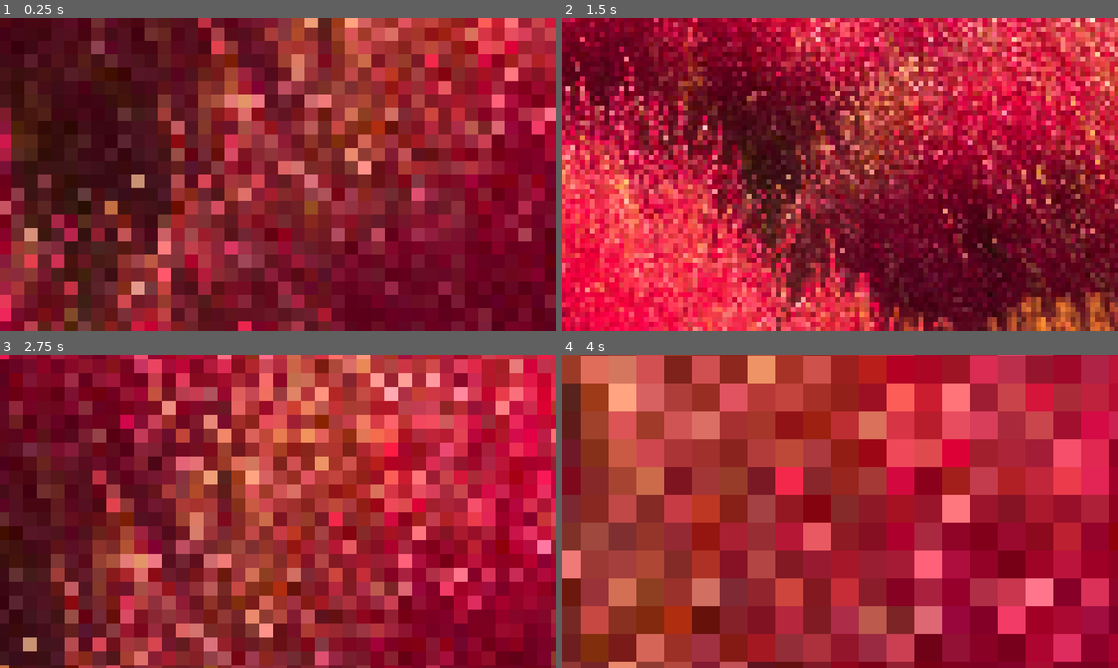
Above: before the commit, frames 1-4 (two rows, left to right).
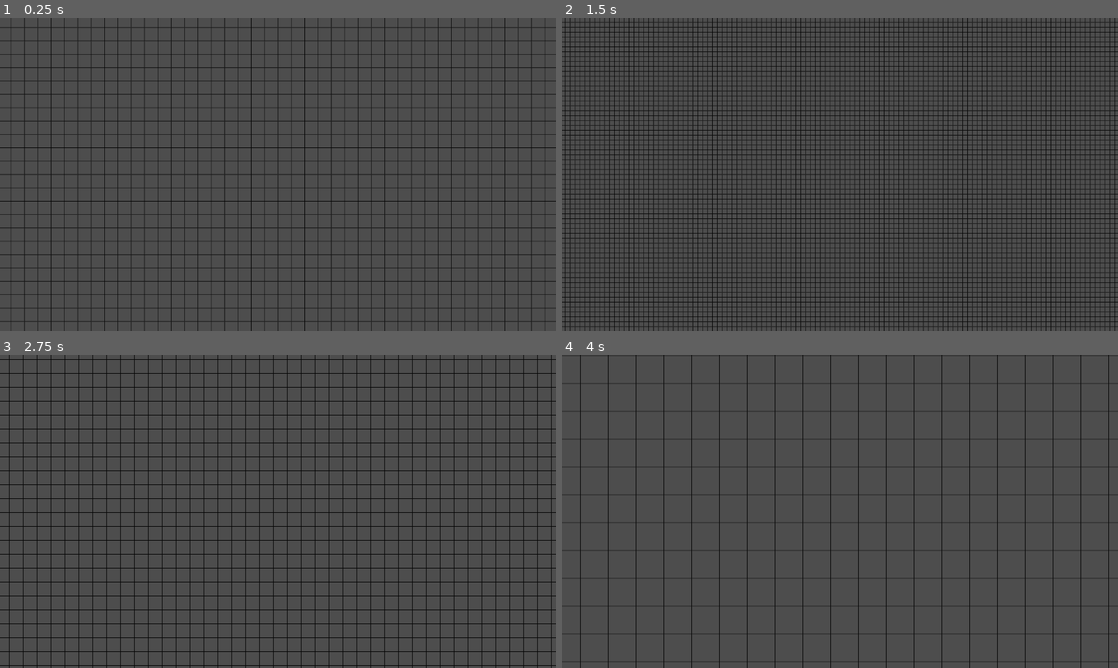
Above: after the commit, the same moments.

Repository: SelfDevTV/Pixler
Game: Godot game, scene res://scenes/main.tscn
Same seed, same stepped clock (60 frames per second), same inputs: the game is played once before the commit and once after it.
Inputs (mouse positions are in pixels of both pictures, inside the frame that each line leads up to):
- Up to frame 1 (0.25 s): no input
- Up to frame 2 (1.5 s): move the mouse to (962, 158) at 0.52 s; tap Middle mouse button (pan_activate) at 0.6 s; tap Enter at 1.25 s; move the mouse to (728, 190) at 1.27 s; tap Mouse wheel up (zoom_in) at 1.35 s
- Up to frame 3 (2.75 s): tap Space at 2 s; move the mouse to (333, 442) at 2.02 s; tap Mouse wheel down (zoom_out) at 2.1 s
- Up to frame 4 (4 s): tap Enter at 2.75 s; move the mouse to (812, 574) at 2.77 s; tap Middle mouse button (pan_activate) at 2.85 s; tap Space at 3.5 s; move the mouse to (1006, 558) at 3.52 s; tap Mouse wheel up (zoom_in) at 3.6 s

The runs differ from the first frame. In frame 1, 100% of the frame differs, in the area x 0-100%, y 0-100%; in frame 2, 100%; in frame 3, 100%; in frame 4, 100%.

Commit message:
adjusted shader for border rendering and camera zoom / pan

Diff:
--- a/resources/test_painting.tres
+++ b/resources/test_painting.tres
@@ -7,6 +7,5 @@
 script = ExtResource("1_1l2fi")
 painting_name = "Test"
 image_texture = ExtResource("1_cnx28")
-debug_all_painted = true
-shrink_factor = 10.0
+shrink_factor = 20.0
 metadata/_custom_type_script = "uid://dm61c7jyjq0m6"
--- a/scenes/grid_renderer.tscn
+++ b/scenes/grid_renderer.tscn
@@ -8,9 +8,11 @@
 shader = ExtResource("2_shader")
 shader_parameter/cell_size = 4.0
 shader_parameter/camera_offset = Vector2(0, 0)
+shader_parameter/camera_zoom = Vector2(1, 1)
 shader_parameter/line_width = 1.0
 shader_parameter/grid_color = Color(0, 0, 0, 1)
 shader_parameter/grid_size = Vector2(32, 32)
+shader_parameter/grid_origin_offset = Vector2(0, 0)
 
 [node name="GridRenderer" type="Node2D"]
 script = ExtResource("1_diptf")
--- a/scripts/grid_camera.gd
+++ b/scripts/grid_camera.gd
@@ -2,6 +2,7 @@
 extends Camera2D
 
 @onready var grid_shader_rect: ColorRect = %GridShaderRect
+
 
 
 # Camera modes
@@ -52,6 +53,9 @@
         CameraMode.MOVING_TO_POSITION:
             handle_moving_to_position(delta)
 
+    # Update shader parameters for grid rendering
+    update_shader_parameters()
+
 func handle_manual_controls(delta: float) -> void:
     # Discrete zoom with zoom-to-cursor
     if Input.is_action_just_pressed("zoom_in"):
@@ -216,3 +220,42 @@
         target_position = Vector2.ZERO
         target_zoom_level = 1  # 0.5x zoom
         mode = CameraMode.MOVING_TO_POSITION
+
+func update_shader_parameters() -> void:
+    """Update the grid shader with current camera position and zoom"""
+    if not grid_shader_rect:
+        return
+
+    var shader_material = grid_shader_rect.material as ShaderMaterial
+    if not shader_material:
+        return
+
+    # Calculate the world position that corresponds to the top-left of the viewport
+    # Formula: world_pos = screen_pos / zoom + camera_offset
+    # Solving for camera_offset: camera_offset = camera_world_center - viewport_center / zoom
+    var viewport_center = get_viewport_rect().size / 2.0
+    var camera_world_center = get_screen_center_position()
+    var camera_offset = camera_world_center - viewport_center / zoom
+
+    # Calculate grid origin offset (for centered sprite)
+    # If the sprite is centered, cell (0,0) is not at world (0,0)
+
+    # FIXME: needs a rework in final version, getting parent is bad
+    var grid_renderer = get_parent()
+    var grid_origin_offset = Vector2.ZERO
+
+    if grid_renderer:
+        var grid_size = GridManager.grid_size
+        var cell_size = grid_renderer.cell_scale
+
+        # Check if sprite is centered
+        var sprite = grid_renderer.get_node_or_null("Sprite2D")
+        if sprite and sprite.get("centered"):
+            # If centered, the top-left corner is at negative half dimensions
+            var grid_dimensions = Vector2(grid_size.x * cell_size, grid_size.y * cell_size)
+            grid_origin_offset = -grid_dimensions / 2.0
+
+    # Pass parameters to shader
+    shader_material.set_shader_parameter("camera_offset", camera_offset)
+    shader_material.set_shader_parameter("camera_zoom", zoom)
+    shader_material.set_shader_parameter("grid_origin_offset", grid_origin_offset)
--- a/shaders/grid.gdshader
+++ b/shaders/grid.gdshader
@@ -3,20 +3,26 @@
 // Grid configuration uniforms
 uniform float cell_size = 32.0;
 uniform vec2 camera_offset = vec2(0.0, 0.0);
+uniform vec2 camera_zoom = vec2(1.0, 1.0);
 uniform float line_width = 1.0;
 uniform vec4 grid_color : source_color = vec4(0.0, 0.0, 0.0, 1.0);
 
 // Painted cells texture and grid dimensions
 uniform sampler2D painted_cells_texture;
 uniform vec2 grid_size = vec2(32.0, 32.0);
+uniform vec2 grid_origin_offset = vec2(0.0, 0.0);
 
 
 void fragment() {
-	// Calculate world position by adding camera offset to fragment coordinates
-	vec2 world_pos = FRAGCOORD.xy + camera_offset;
+	// Calculate world position accounting for camera zoom and offset
+	// Screen pixels -> world coordinates: divide by zoom, then add offset
+	vec2 world_pos = FRAGCOORD.xy / camera_zoom + camera_offset;
+
+	// Adjust for grid origin (accounts for centered sprite)
+	vec2 adjusted_world_pos = world_pos - grid_origin_offset;
 
 	// Convert to grid space
-	vec2 grid_pos = world_pos / cell_size;
+	vec2 grid_pos = adjusted_world_pos / cell_size;
 
 	// Calculate which cell we're in
 	vec2 cell_pos = floor(grid_pos);
@@ -44,9 +50,9 @@
 		alpha = 0.0;
 	}
 
-    // Check if we're within the painting bounds
-    if (world_pos.x < 0.0 || world_pos.y < 0.0 ||
-        world_pos.x >= painting_size.x || world_pos.y >= painting_size.y) {
+    // Check if we're within the painting bounds (relative to grid origin)
+    if (adjusted_world_pos.x < 0.0 || adjusted_world_pos.y < 0.0 ||
+        adjusted_world_pos.x >= painting_size.x || adjusted_world_pos.y >= painting_size.y) {
         COLOR = vec4(0.0); // Transparent outside bounds
 
     } else {
